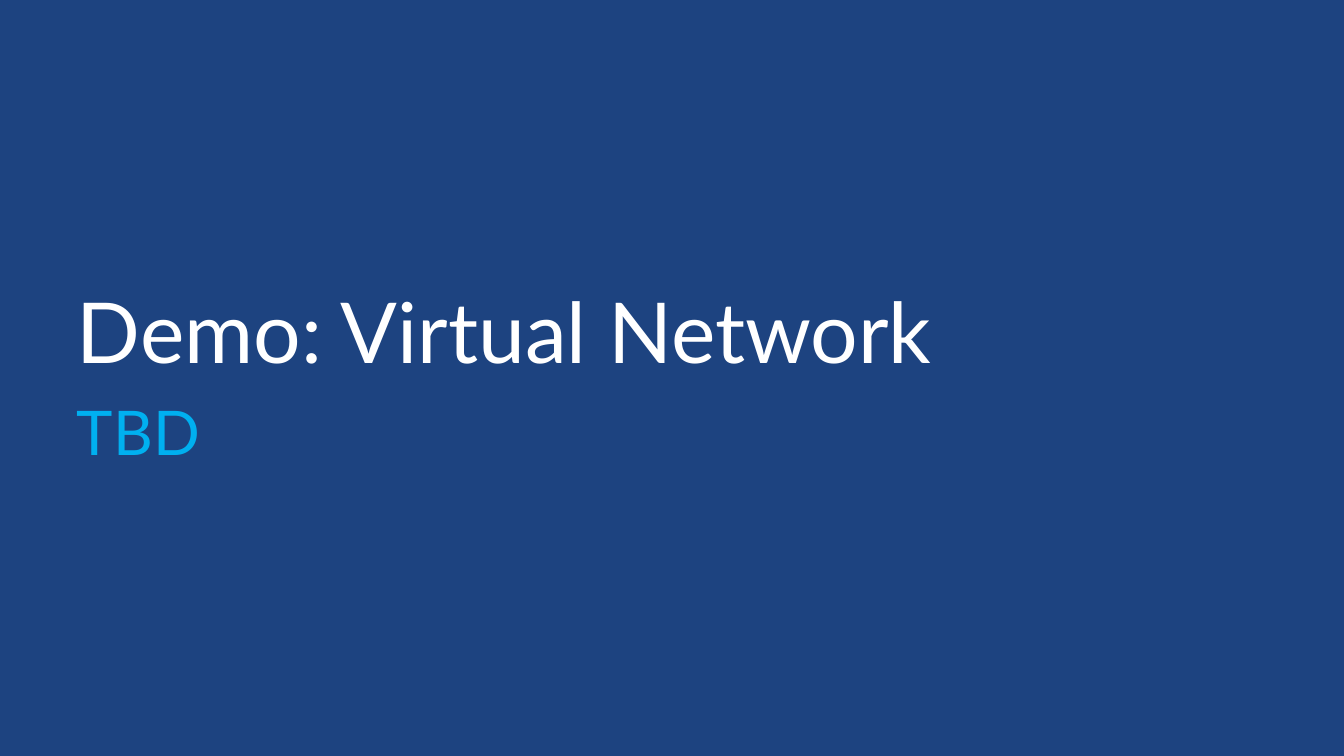
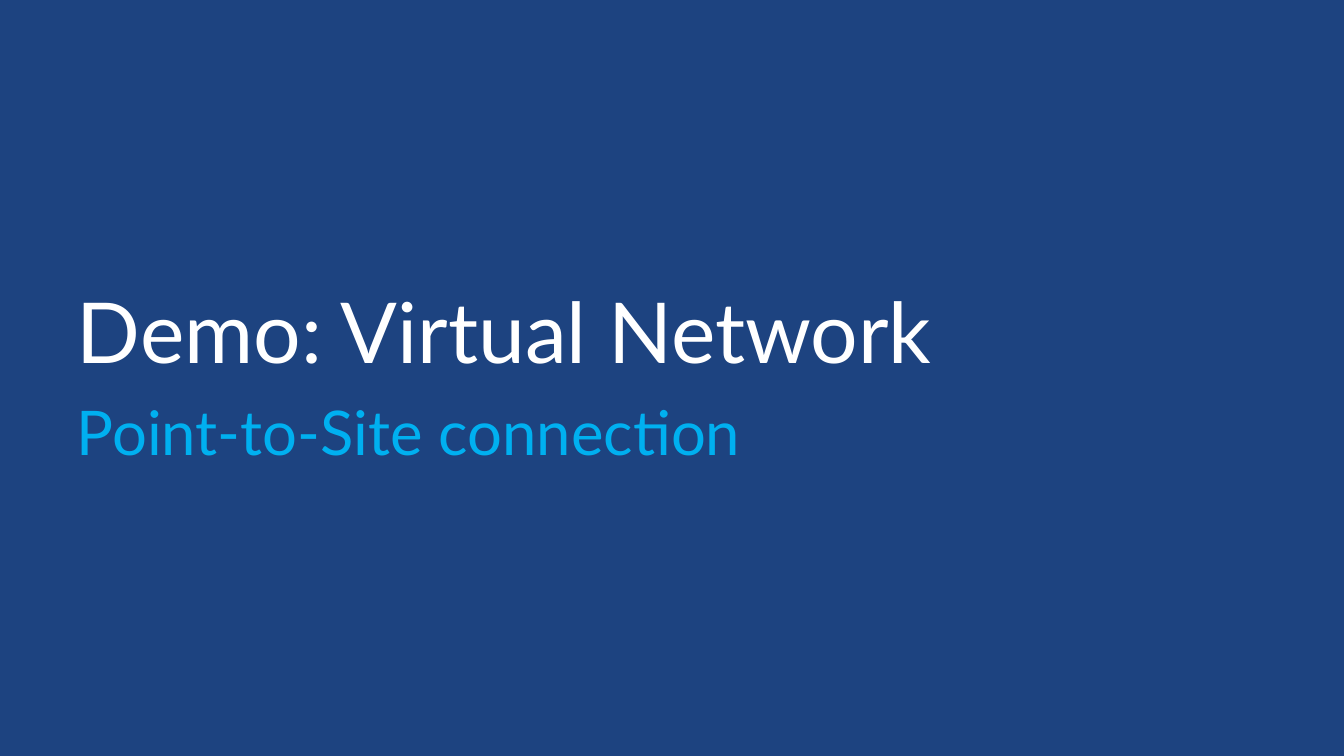
Before and after one commit to sack212/BasicAzureCamp, a slide deck: slide 37 of IaaS/IaaS.pptx (slide 15 before the commit). Drawn at 1344x756 pixels with LibreOffice and Linux fonts; fonts in the diff are those of the drawing; background and template pictures are left out. Boxes give left, top, right and bottom in pixels: in the first picture for what was removed or moved away, otherwise in the second. Text is boxed around its words. In the diff, an @@ line names an element or a change of style, - is before the commit and + after.

```diff
--- a/IaaS/IaaS.pptx
+++ b/IaaS/IaaS.pptx
@@ subtitle at box(77, 410, 741, 456): text changed @@
-TBD
+Point-to-Site connection
```
Also in this commit, not shown: 8 other slides changed, 21 slides added, 3 slides removed, 22 other files.
